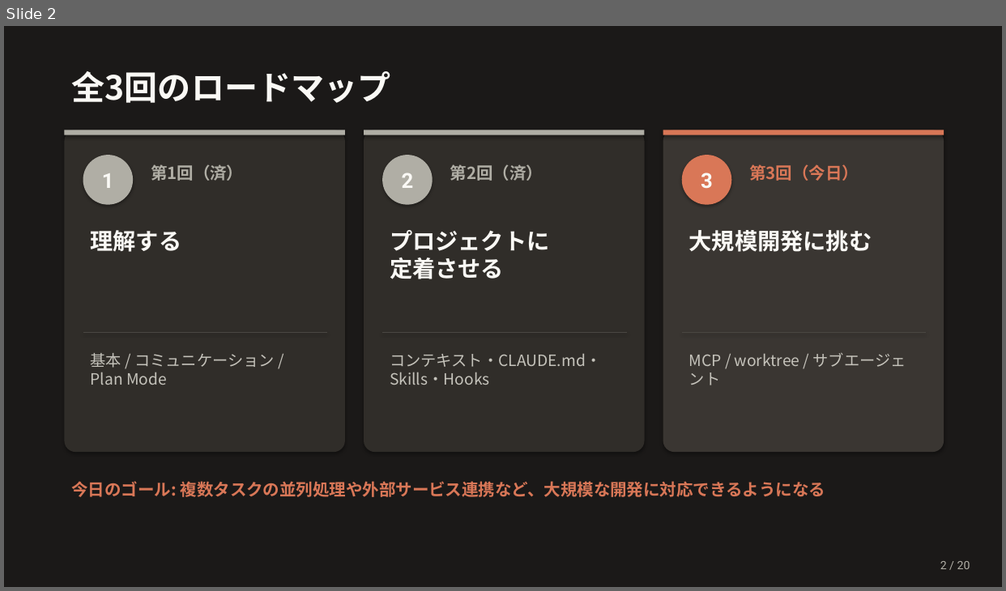
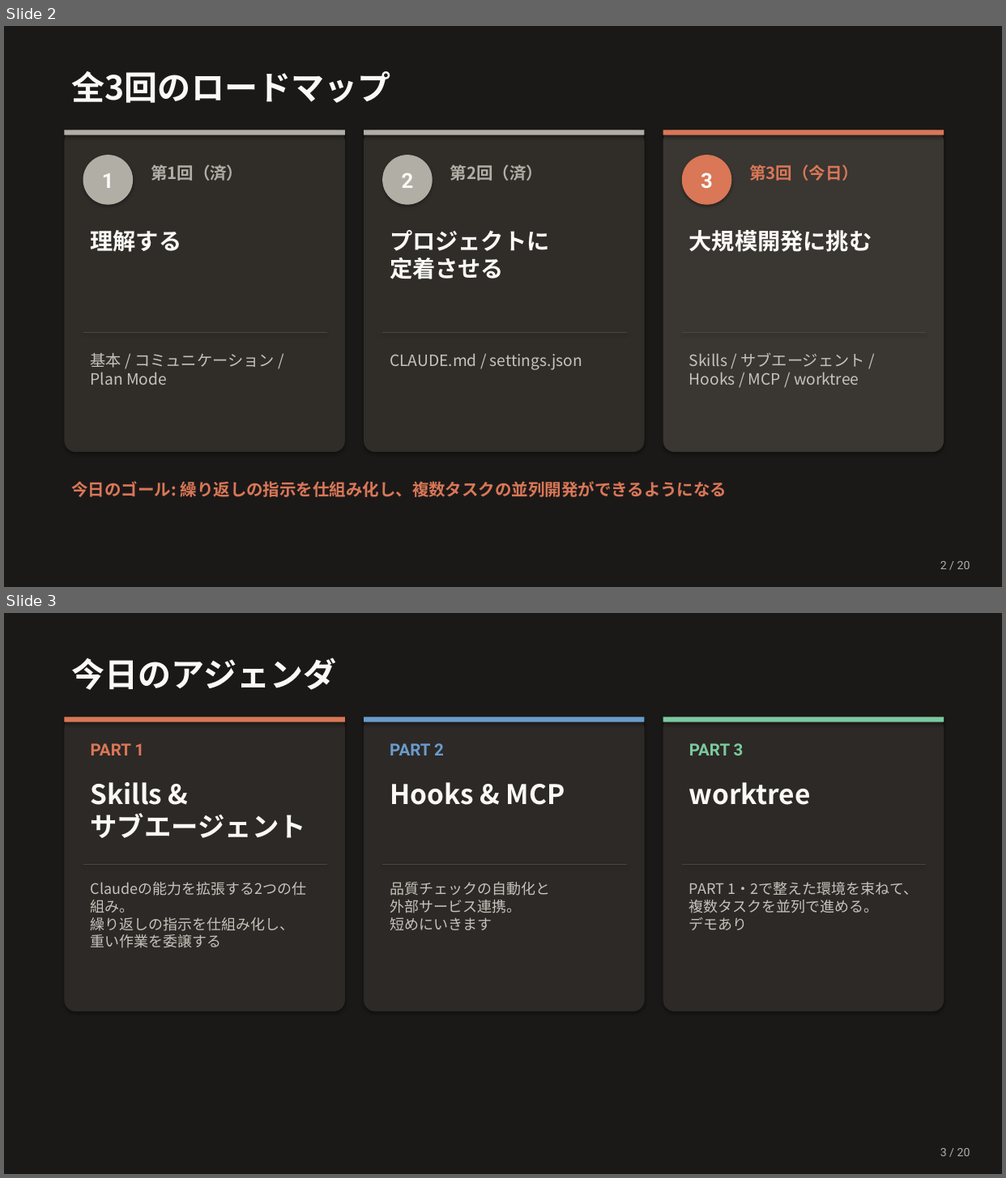
Before and after one commit to Ischca/zenn, a slide deck: slides/Claude_session3.pptx. Shown one above the other, each under a label of ours: slide 2 before the commit, slides 2 and 3 after it. The pictures are 1006x591 and 1006x1178 pixels, drawn with LibreOffice and Linux fonts; fonts in the diff are those of the drawing. Boxes give left, top, right and bottom in pixels: in the first picture for what was removed or moved away, otherwise in the second. Text is boxed around its words. In the diff, an @@ line names an element or a change of style, - is before the commit and + after.

```diff
--- a/slides/Claude_session3.pptx
+++ b/slides/Claude_session3.pptx
@@ slide 3 added at [4,613,1002,1174], background #1B1918 @@
@@ text added at [72,658,337,690], 32 pt, text #FAF9F5, bold @@
+今日のアジェンダ
@@ rounded rectangle added at [65,717,345,1012], fill #2D2926 @@
@@ rectangle added at [65,717,345,722], fill #D97757 @@
@@ rounded rectangle added at [364,717,645,1012], fill #2D2926 @@
@@ rectangle added at [364,717,645,722], fill #6A9BCC @@
@@ rounded rectangle added at [663,717,944,1012], fill #2D2926 @@
@@ rectangle added at [663,717,944,722], fill #7BC9A0 @@
@@ text added at [91,743,144,756], 16 pt, text #D97757, bold @@
+PART 1
@@ text added at [390,743,444,756], 16 pt, text #6A9BCC, bold @@
+PART 2
@@ text added at [689,743,744,756], 16 pt, text #7BC9A0, bold @@
+PART 3
@@ text added at [91,782,306,838], 26 pt, text #FAF9F5, bold @@
+Skills &
+サブエージェント
@@ text added at [390,782,565,805], 26 pt, text #FAF9F5, bold @@
+Hooks & MCP
@@ text added at [689,782,811,805], 26 pt, text #FAF9F5, bold @@
+worktree
@@ line added from (83, 865) to (327, 865), #4A4742 0.75 pt @@
@@ line added from (383, 865) to (627, 865), #4A4742 0.75 pt @@
@@ line added from (682, 865) to (927, 865), #4A4742 0.75 pt @@
@@ text added at [91,900,295,948], 14 pt, text #C5C3BB @@
+Claudeの能力を拡張する2つの仕組み。
+繰り返しの指示を仕組み化し、
+重い作業を委譲する
@@ text added at [390,882,550,931], 14 pt, text #C5C3BB @@
+品質チェックの自動化と
+外部サービス連携。
+短めにいきます
@@ text added at [689,882,918,931], 14 pt, text #C5C3BB @@
+PART 1・2で整えた環境を束ねて、
+複数タスクを並列で進める。
+デモあり
@@ text added at [940,1148,970,1157], 11 pt, text #B0AEA5 @@
+3 / 20
@@ slide 2 changed as well @@
@@ text at [390,353,582,370]: text changed @@
-コンテキスト・CLAUDE.md・
-Skills・Hooks
+CLAUDE.md / settings.json
@@ text at [689,353,865,385]: text changed @@
-MCP / worktree / サブエージェント
+Skills / サブエージェント /
+Hooks / MCP / worktree
@@ text at [72,481,727,497]: text changed @@
-今日のゴール: 複数タスクの並列処理や外部サービス連携など、大規模な開発に対応できるようになる
+今日のゴール: 繰り返しの指示を仕組み化し、複数タスクの並列開発ができるようになる
```
Also in this commit, not shown: 11 other slides changed, 7 other slides added, 8 slides removed, 1 other file.
